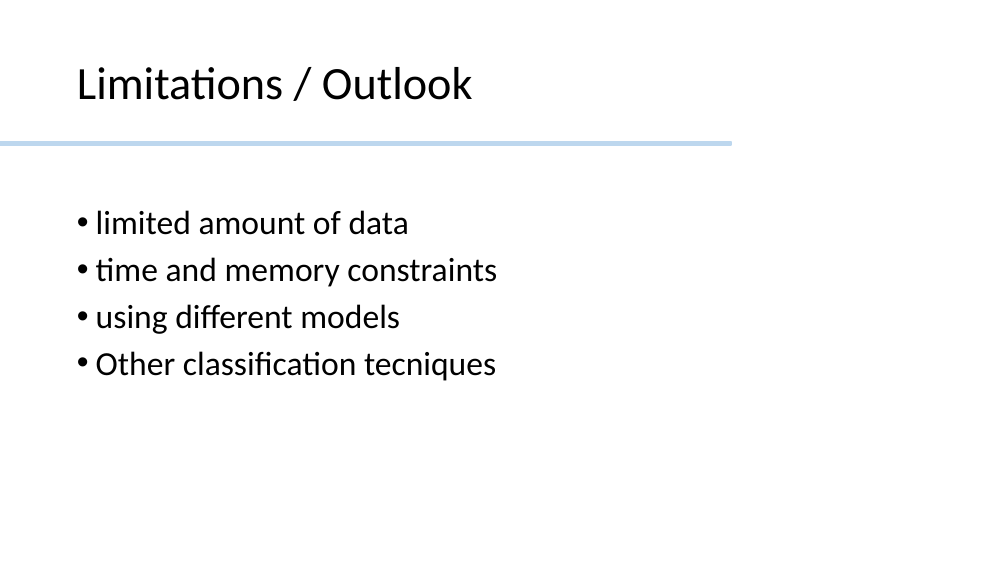
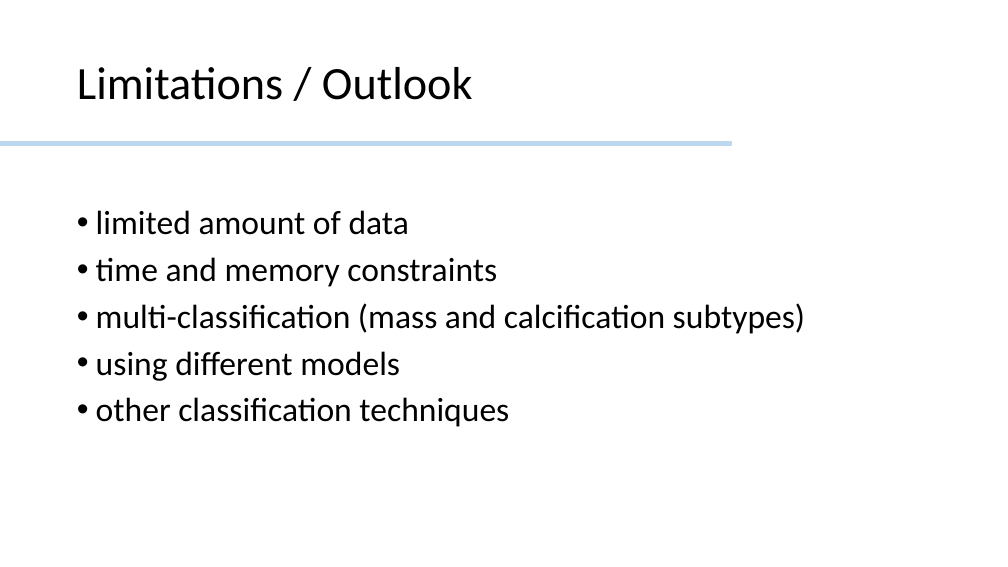
Before and after one commit to JessieMidgley/Seq-Bio-Project, a slide deck: slide 13 of GroupProject_finalPresentation.pptx. Drawn at 1008x567 pixels with LibreOffice and Linux fonts; fonts in the diff are those of the drawing. Boxes give left, top, right and bottom in pixels: in the first picture for what was removed or moved away, otherwise in the second. Text is boxed around its words. In the diff, an @@ line names an element or a change of style, - is before the commit and + after.

```diff
--- a/GroupProject_finalPresentation.pptx
+++ b/GroupProject_finalPresentation.pptx
@@ text at [96, 303, 805, 334]: paragraph added @@
+• multi-classification (mass and calcification subtypes)
@@ text at [96, 397, 509, 427]: text changed @@
-• Other classification tecniques
+• other classification techniques
```
Also in this commit, not shown: 1 other slide changed, 1 slide removed.
